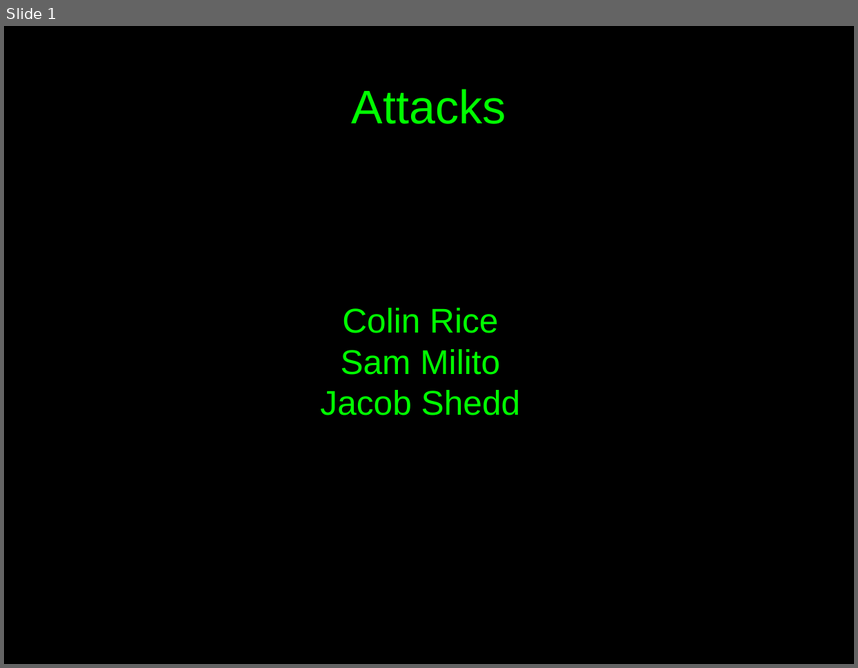
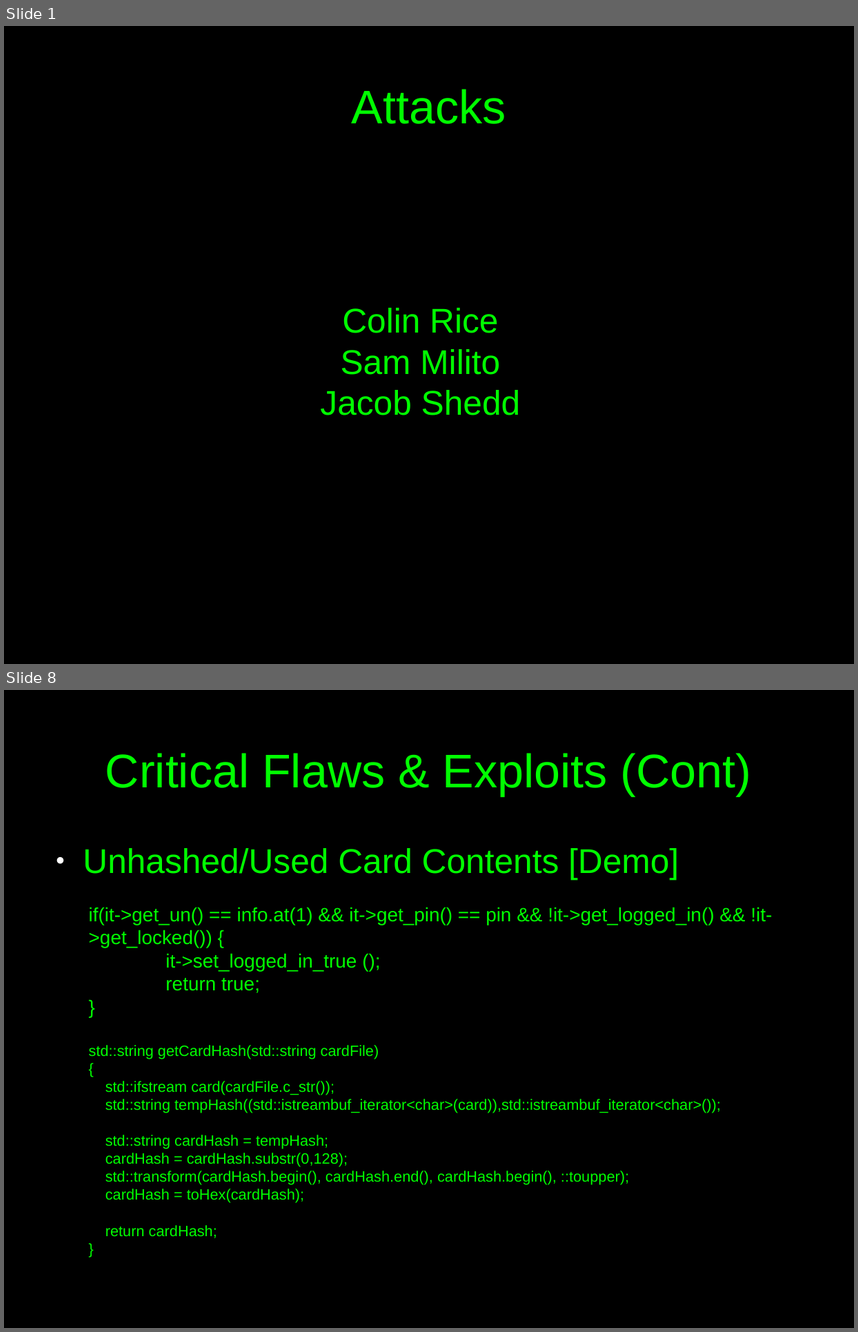
Before and after one commit to c00w/Crypto-Final-Project, a slide deck: Attack Presentation.odp. Shown one above the other, each under a label of ours: slide 1 before the commit, slides 1 and 8 after it; the slides between them are not shown. The pictures are 858x668 and 858x1332 pixels, drawn with LibreOffice and Linux fonts; fonts in the diff are those of the drawing. Boxes give left, top, right and bottom in pixels: in the first picture for what was removed or moved away, otherwise in the second. Text is boxed around its words. In the diff, an @@ line names an element or a change of style, - is before the commit and + after.

```diff
--- a/Attack Presentation.odp
+++ b/Attack Presentation.odp
@@ slide 8 added at [4,690,854,1328], background #000000 @@
@@ title added at [105,753,752,796], 44 pt, text #00FF00 @@
+Critical Flaws & Exploits (Cont)
@@ text added at [83,848,679,880], 32 pt, text #00FF00 @@
+● Unhashed/Used Card Contents [Demo]
@@ text added at [89,907,772,1238], 14 pt, text #00FF00 @@
+if(it->get_un() == info.at(1) && it->get_pin() == pin && !it->get_logged_in() && !it->get_locked()) {
+it->set_logged_in_true ();
+return true;
+}
+std::string getCardHash(std::string cardFile)
+{
+std::ifstream card(cardFile.c_str());
+std::string tempHash((std::istreambuf_iterator<char>(card)),std::istreambuf_iterator<char>());
+std::string cardHash = tempHash;
+cardHash = cardHash.substr(0,128);
+std::transform(cardHash.begin(), cardHash.end(), cardHash.begin(), ::toupper);
+cardHash = toHex(cardHash);
+return cardHash;
+}
```
Also in this commit, not shown: 6 slides changed, 8 other slides added, 6 slides removed, 2 other files.
